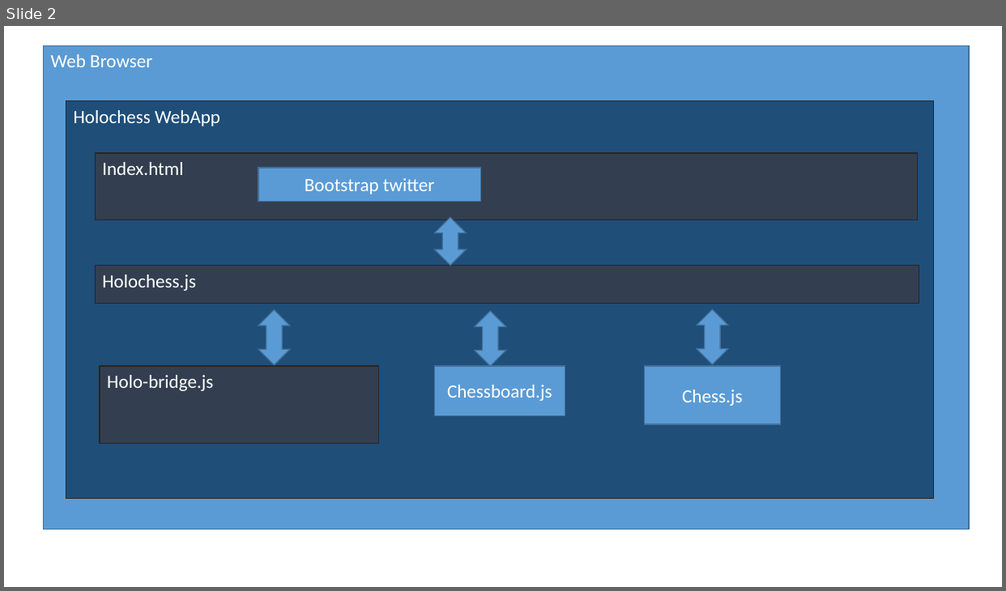
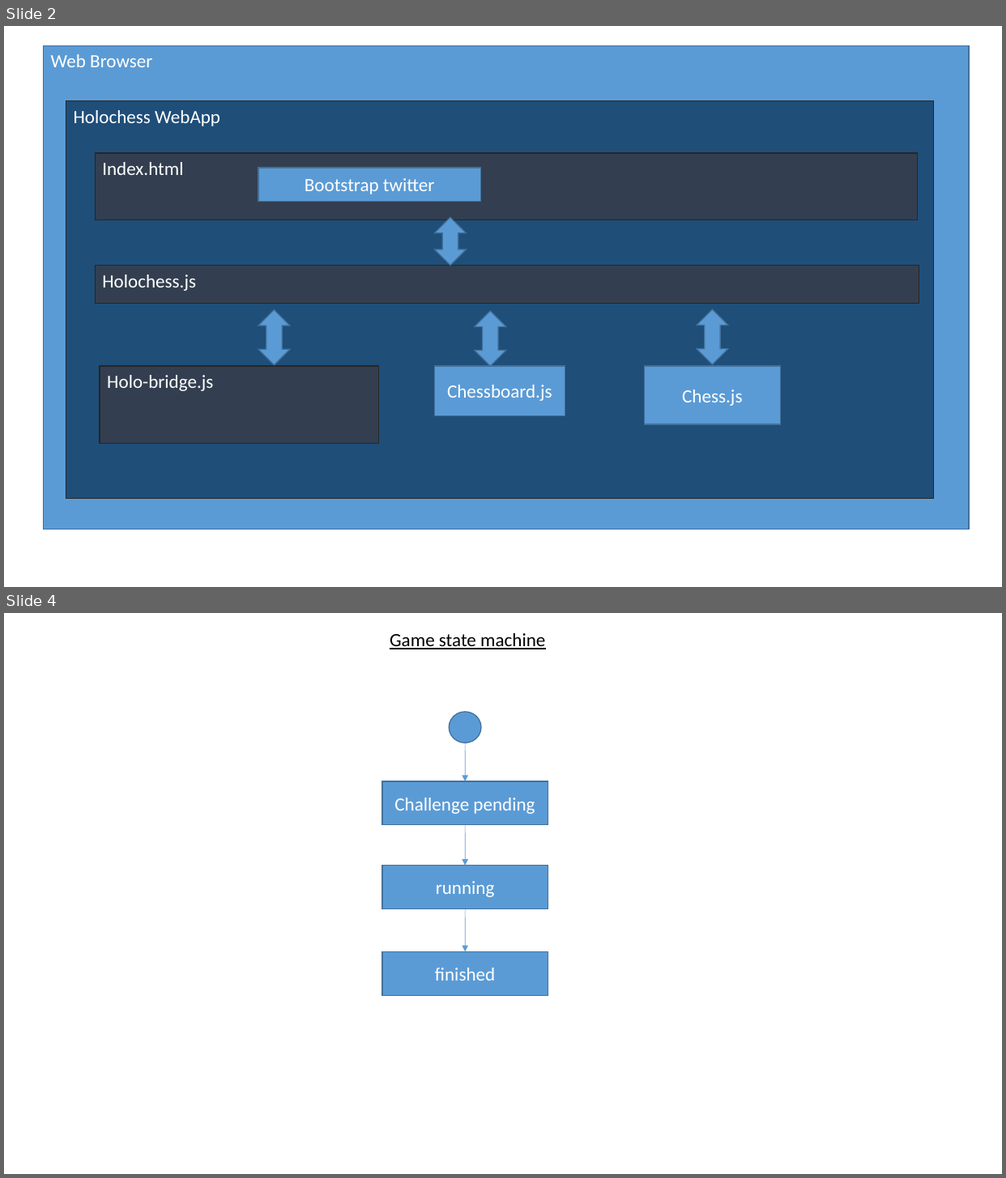
Before and after one commit to ddd-mtl/holochess, a slide deck: docs/tech-overview.odp. Shown one above the other, each under a label of ours: slide 2 before the commit, slides 2 and 4 after it; the slides between them are not shown. The pictures are 1006x591 and 1006x1178 pixels, drawn with LibreOffice and Linux fonts; fonts in the diff are those of the drawing. Boxes give left, top, right and bottom in pixels: in the first picture for what was removed or moved away, otherwise in the second. Text is boxed around its words. In the diff, an @@ line names an element or a change of style, - is before the commit and + after.

```diff
--- a/docs/tech-overview.odp
+++ b/docs/tech-overview.odp
@@ slide 4 added at (4,613,1002,1174), background #FFFFFF @@
@@ text added at (390,633,545,649), 18 pt, text #000000, underline @@
+Game state machine
@@ freeform shape added at (449,712,481,743), fill #5B9BD5, outline #41719C 0.99 pt @@
@@ arrow added from (465, 743) to (465, 781), #5B9BD5 0.51 pt @@
@@ freeform shape added at (383,781,548,825), fill #5B9BD5, outline #41719C 0.99 pt, 18 pt, text #FFFFFF @@
+Challenge pending
@@ arrow added from (465, 825) to (465, 865), #5B9BD5 0.51 pt @@
@@ freeform shape added at (383,865,548,909), fill #5B9BD5, outline #41719C 0.99 pt, 18 pt, text #FFFFFF @@
+running
@@ arrow added from (465, 909) to (465, 952), #5B9BD5 0.51 pt @@
@@ freeform shape added at (383,952,548,995), fill #5B9BD5, outline #41719C 0.99 pt, 18 pt, text #FFFFFF @@
+finished
```
Also in this commit, not shown: 1 other slide added, 7 other files.
